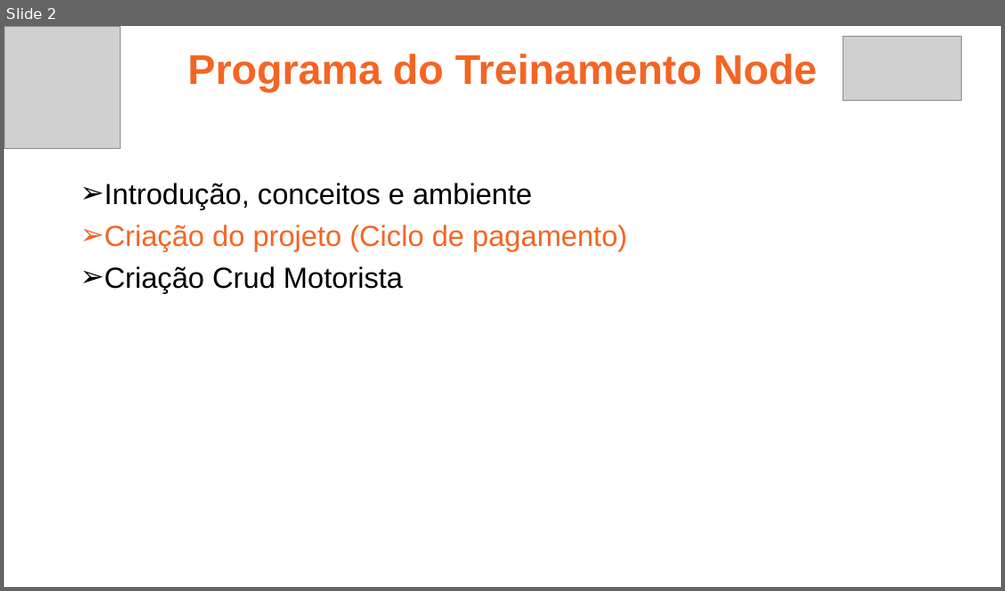
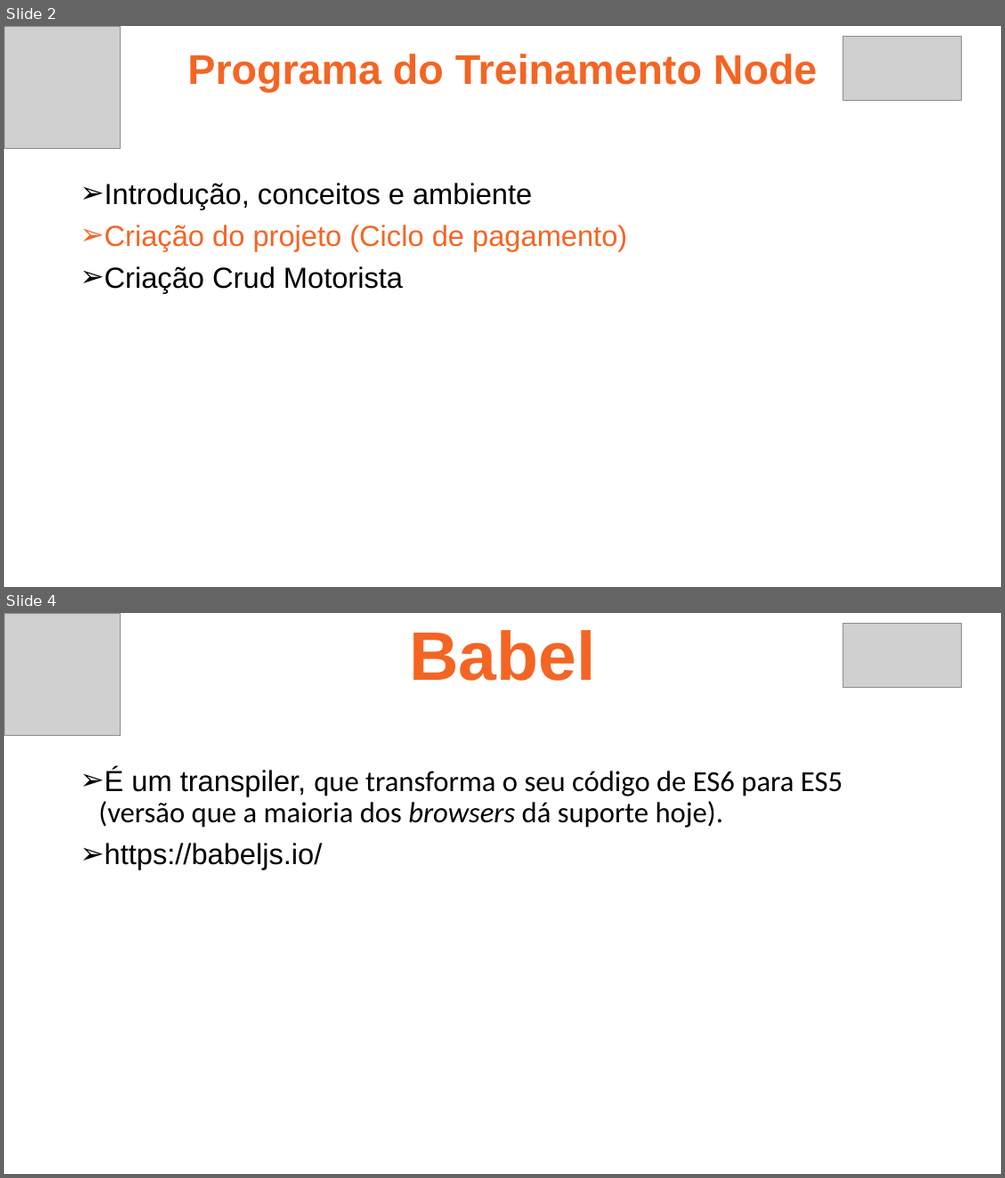
Before and after one commit to ruan4f/Treinamento_Node_React, a slide deck: material/ReactAula2.pptx. Shown one above the other, each under a label of ours: slide 2 before the commit, slides 2 and 4 after it; the slides between them are not shown. The pictures are 1005x591 and 1005x1178 pixels, drawn with LibreOffice and Linux fonts; fonts in the diff are those of the drawing; grey boxes stand for pictures. Boxes give left, top, right and bottom in pixels: in the first picture for what was removed or moved away, otherwise in the second. Text is boxed around its words. In the diff, an @@ line names an element or a change of style, - is before the commit and + after.

```diff
--- a/material/ReactAula2.pptx
+++ b/material/ReactAula2.pptx
@@ slide 4 added at [4,613,1001,1174], background #FFFFFF @@
@@ picture added at [4,613,120,736] @@
@@ text added at [409,630,595,681], 66 pt, text #F46524, bold @@
+Babel
@@ picture added at [843,623,961,687] @@
@@ text added at [98,768,842,869], 28 pt, text #000000 @@
+➢ É um transpiler, que transforma o seu código de ES6 para ES5 (versão que a maioria dos browsers dá suporte hoje).
+➢ https://babeljs.io/
```
Also in this commit, not shown: 1 slide changed, 1 other slide added, 1 slide removed, 2 other files.
